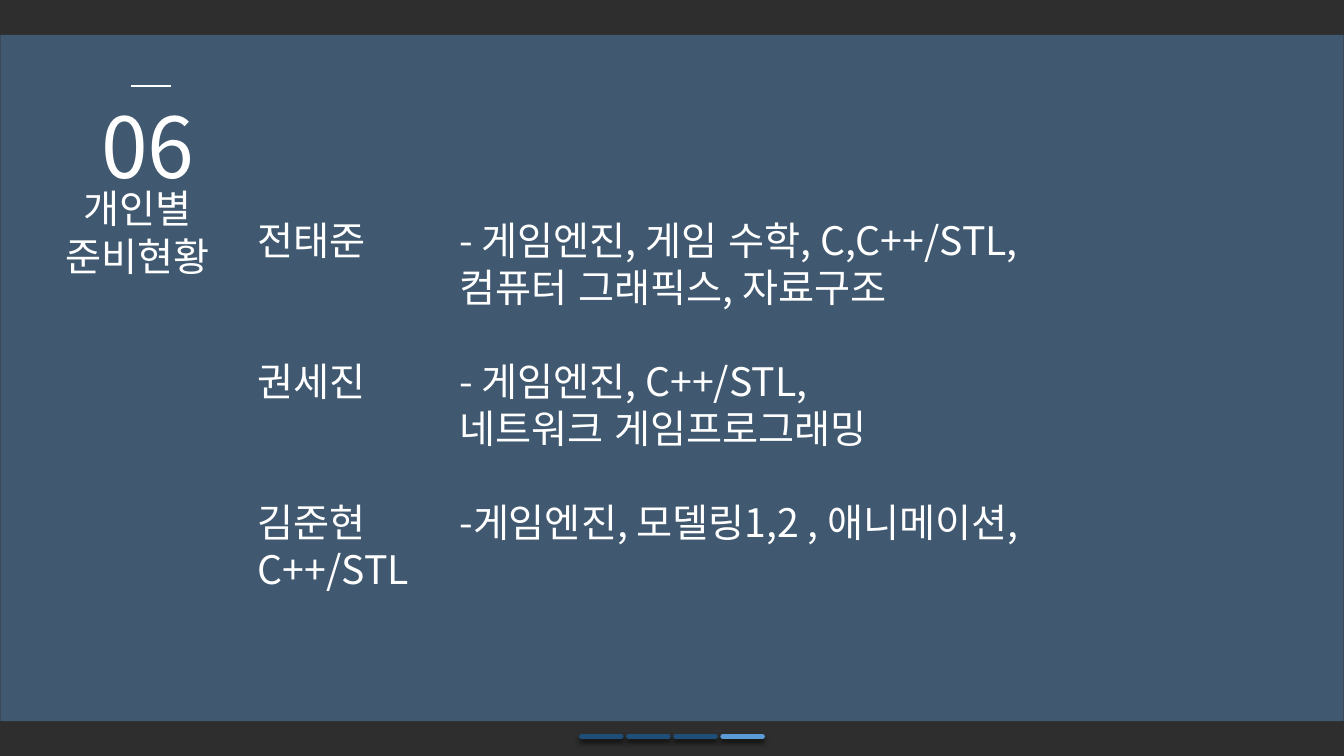
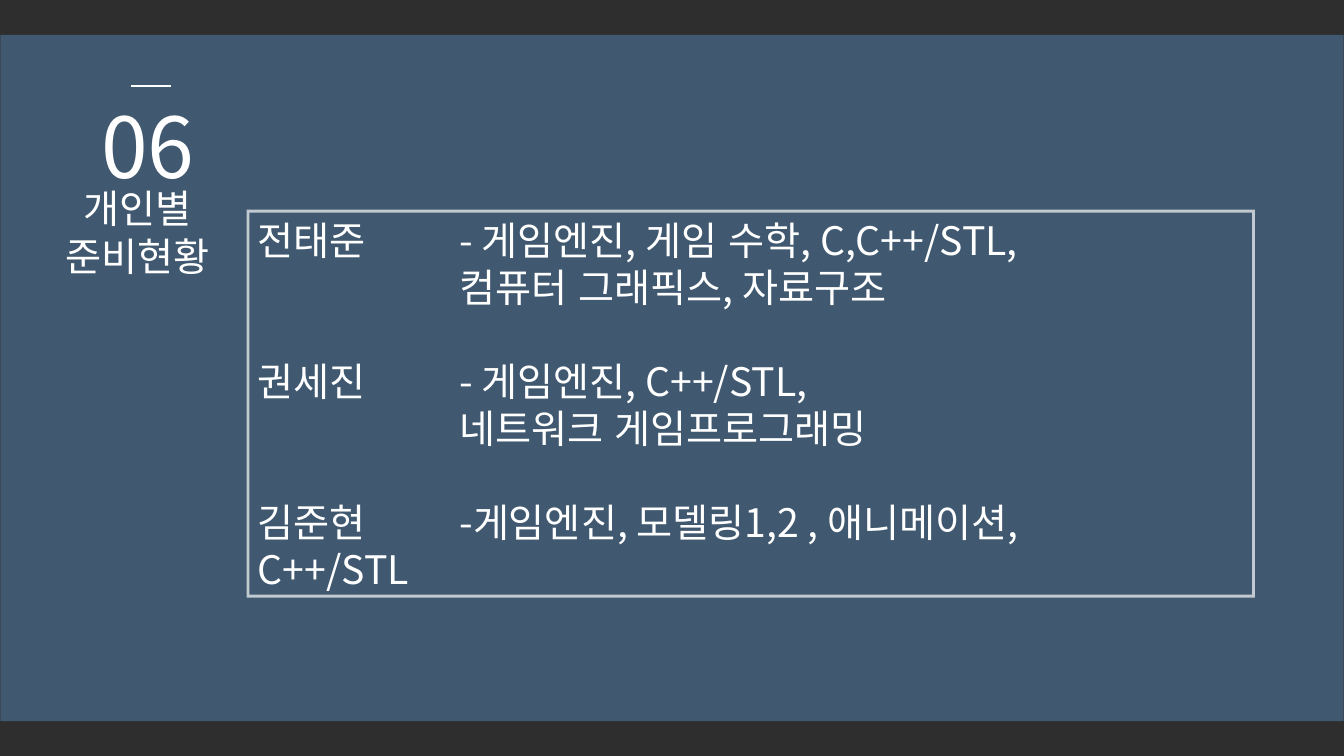
Before and after one commit to SuperTaeJun/GraduationWork, a slide deck: slide 15 of 졸업작품 제안서/졸업작품 제안서ver3.pptx. Drawn at 1344x756 pixels with LibreOffice and Linux fonts; fonts in the diff are those of the drawing; background and template pictures are left out; a plain dark background stands for a picture behind light text. Boxes give left, top, right and bottom in pixels: in the first picture for what was removed or moved away, otherwise in the second. Text is boxed around its words. In the diff, an @@ line names an element or a change of style, - is before the commit and + after.

```diff
--- a/졸업작품 제안서/졸업작품 제안서ver3.pptx
+++ b/졸업작품 제안서/졸업작품 제안서ver3.pptx
@@ rectangle "전태준 - 게임엔진, 게임 수학, ...": place and size @@
-rectangle "전태준 - 게임엔진, 게임 수학, ..." at (258,222,1018,544)
+rectangle "전태준 - 게임엔진, 게임 수학, ..." at (248,211,1254,596)
@@ rectangle "전태준 - 게임엔진, 게임 수학, ..." at (248,211,1254,596): outline none to #FFFFFF 2 pt @@
@@ line removed from (582, 737) to (621, 737) @@
@@ line removed from (629, 737) to (668, 737) @@
@@ line removed from (676, 737) to (716, 737) @@
@@ line removed from (723, 737) to (762, 737) @@
```
Also in this commit, not shown: 14 other slides changed.
